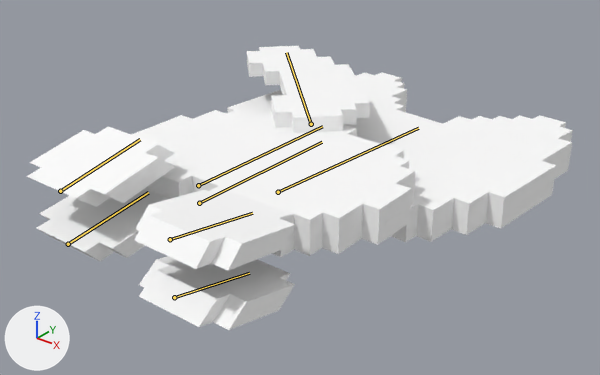
The FBX model Assets/Models/Cat.fbx, before and after one commit.
Rendered twice from a 50 mm camera at (0.879, -0.653, 0.596) aimed at (0.012, 0.431, -0.076). The lights are fixed; the arrows at lower left show +X, +Y and +Z. Both versions are drawn at frame 4 of the action 'cat|catWalkFront'; the numbers are the values there. The bones that change are drawn over the model as lines.

Names of what the first picture shows: 'gatocabeza', 'gatocola', 'gatocul', 'gatopatasdelanteras', 'gatopatastraseras', 'gatotorso'.
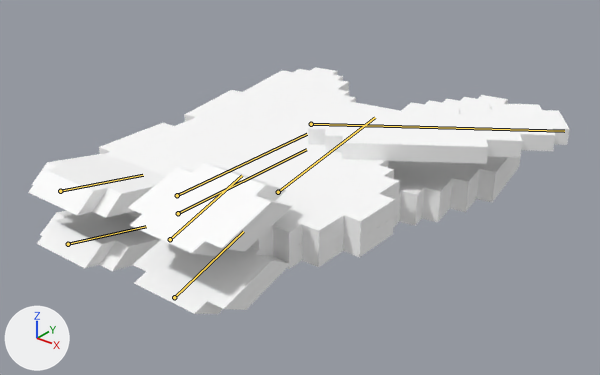
What differs and where, as boxes (x1, y1, x2, y2) in the pictures (600 x 375 px):
'gatocabeza', posed
    before: (227, 72, 573, 242)
    after: (185, 67, 521, 227)
'gatocul', posed
    before: (131, 109, 416, 238)
    after: (99, 116, 400, 251)
'gatopatasdelanteras', posed (29% shorter)
    before: (27, 127, 295, 271)
    after: (28, 154, 292, 256)
'gatocola', posed (112% wider, 30% shorter)
    before: (247, 46, 370, 133)
    after: (308, 103, 570, 164)
'gatopatastraseras', posed (27% shorter)
    before: (37, 189, 295, 330)
    after: (37, 211, 291, 314)
'gatotorso', posed
    before: (144, 186, 414, 257)
    after: (128, 198, 399, 269)
bone 'torso', root to tip
    before: (199, 203) to (322, 142)
    after: (178, 213) to (306, 149)
bone 'culo', root to tip
    before: (198, 185) to (322, 126)
    after: (177, 195) to (307, 134)
bone 'pataTrasDer', root to tip
    before: (174, 297) to (249, 273)
    after: (174, 297) to (243, 231)
bone 'pataTrasIzq', root to tip
    before: (68, 244) to (148, 192)
    after: (68, 244) to (146, 226)
bone 'pataDelDer', root to tip
    before: (170, 239) to (252, 213)
    after: (170, 239) to (242, 175)
bone 'pataDelIzq', root to tip
    before: (60, 191) to (140, 139)
    after: (60, 191) to (143, 175)
bone 'cola', root to tip
    before: (311, 124) to (286, 52)
    after: (311, 124) to (564, 131)
bone 'cabeza', root to tip
    before: (278, 192) to (418, 128)
    after: (278, 192) to (375, 117)

What the commit changed:
Bone 'torso' (bone_torso) moves from (0.0, 0.118, 0.0) to (0.0, -0.041, 0.0).
Bone 'culo' (bone_culo) moves from (0.0, 0.118, 0.0) to (0.0, -0.041, 0.0).
Bone 'pataTrasDer' (bone_patatrasder) turns from (30, 0, 0) to (-36, 0, 0) degrees about its own x, y and z.
Bone 'pataTrasIzq' (bone_patatrasizq) turns from (-20, 0, 0) to (29, 0, 0) degrees about its own x, y and z.
Bone 'pataDelDer' (bone_patadelder) turns from (22, 0, 0) to (-35, 0, 0) degrees about its own x, y and z.
Bone 'pataDelIzq' (bone_patadelizq) turns from (-26, 0, 0) to (27, 0, 0) degrees about its own x, y and z.
Bone 'cola' (bone_cola) turns from (0, 0, -45) to (0, 0, 55) degrees about its own x, y and z.
Bone 'cabeza' (bone_cabeza) turns from (0, 0, 5) to (0, 0, -10) degrees about its own x, y and z.
